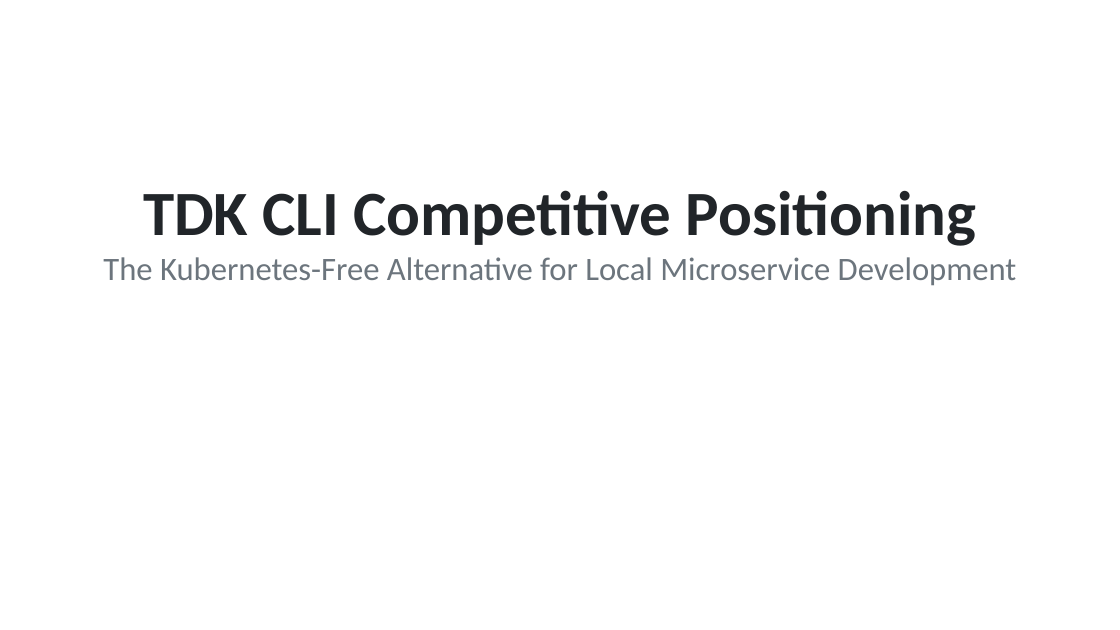
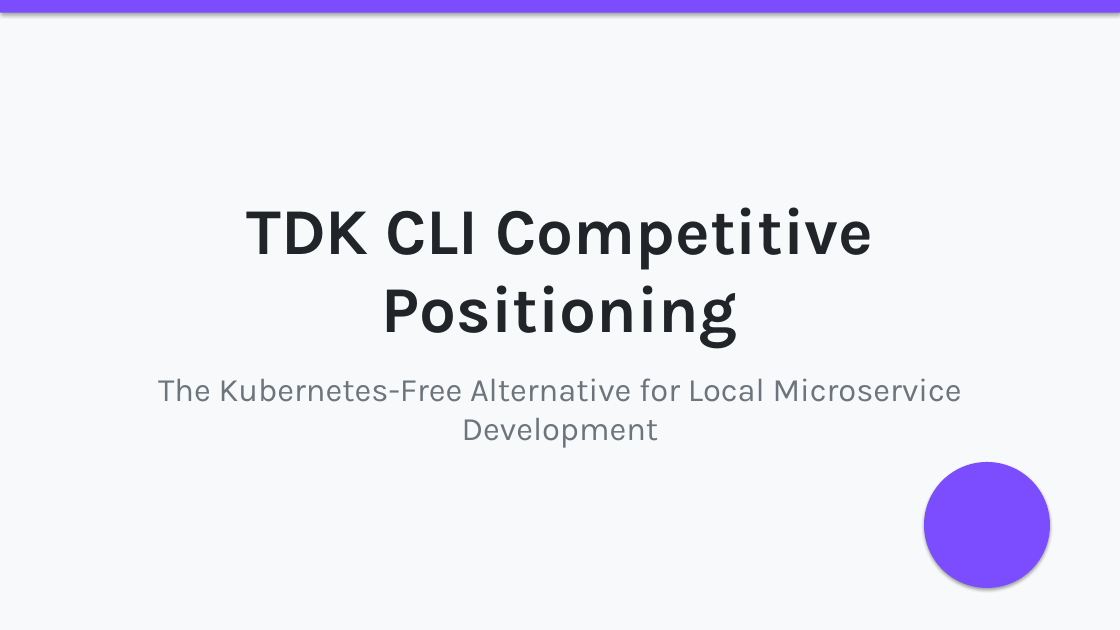
Before and after one commit to AK-Lmn/tdk-cli-core, a slide deck: slide 1 of TDK_CLI_Competitive_Positioning.pptx. Drawn at 1120x630 pixels with LibreOffice and Linux fonts; fonts in the diff are those of the drawing. Boxes give left, top, right and bottom in pixels: in the first picture for what was removed or moved away, otherwise in the second. Text is boxed around its words. In the diff, an @@ line names an element or a change of style, - is before the commit and + after.

```diff
--- a/TDK_CLI_Competitive_Positioning.pptx
+++ b/TDK_CLI_Competitive_Positioning.pptx
@@ rectangle added at [0,0,1120,630], fill #F8F9FA @@
@@ rectangle added at [0,0,1120,13], fill #7C4DFF @@
@@ text "TDK CLI Competitive Positioning": place and size @@
-text "TDK CLI Competitive Positioning" at [103,190,1017,285]
+text "TDK CLI Competitive Positioning" at [158,207,962,448]
@@ text "TDK CLI Competitive Positioning" at [158,207,962,448]: size 54 to 56 pt in "TDK CLI Competitive Positioning"; font Calibri to Karla; more space between paragraphs @@
@@ ellipse added at [924,462,1050,588], fill #7C4DFF @@
```
Also in this commit, not shown: 11 other slides changed.
